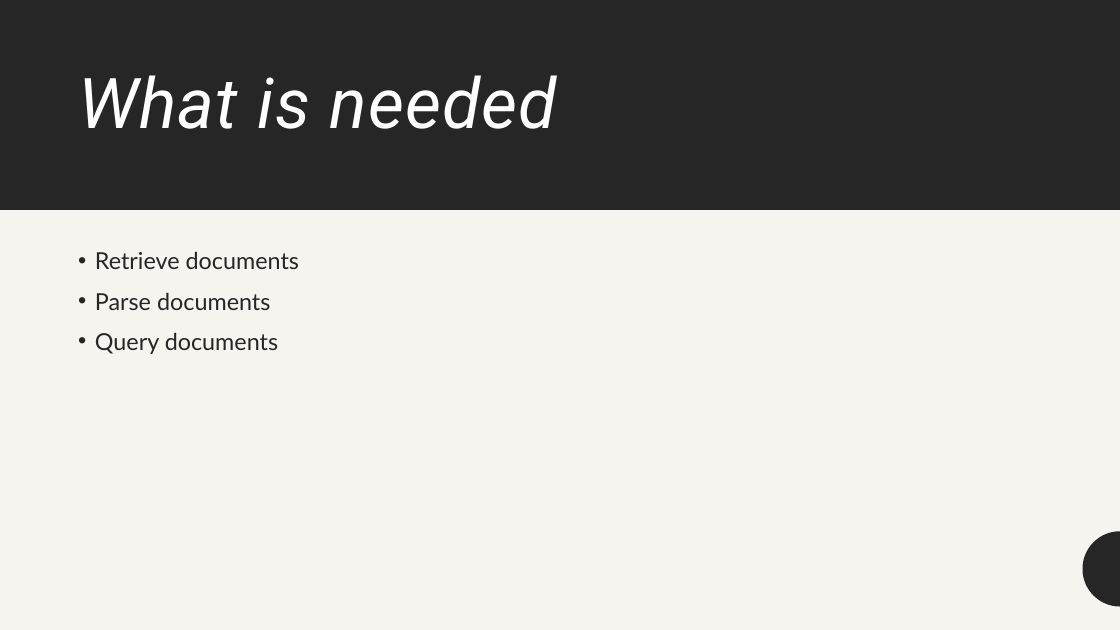
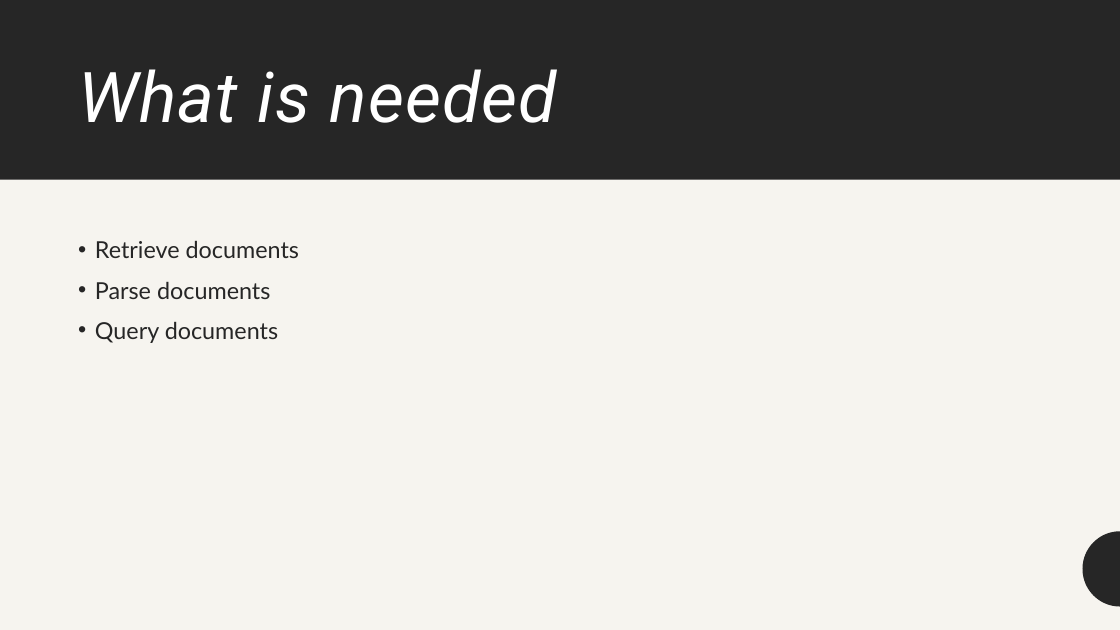
Before and after one commit to beached/denver_cug_web_scraping, a slide deck: slide 2 of Slides.pptx. Drawn at 1120x630 pixels with LibreOffice and Linux fonts; fonts in the diff are those of the drawing. Boxes give left, top, right and bottom in pixels: in the first picture for what was removed or moved away, otherwise in the second. Text is boxed around its words. In the diff, an @@ line names an element or a change of style, - is before the commit and + after.

```diff
--- a/Slides.pptx
+++ b/Slides.pptx
@@ rectangle: place and size @@
-rectangle at <box>0,0,1120,210</box>
+rectangle at <box>0,0,1120,180</box>
@@ title "What is needed": place and size @@
-title "What is needed" at <box>78,75,558,129</box>
+title "What is needed" at <box>78,69,558,123</box>
@@ text "Retrieve documents": place and size @@
-text "Retrieve documents" at <box>95,252,299,354</box>
+text "Retrieve documents" at <box>95,241,299,343</box>
@@ text "Retrieve documents" at <box>95,241,299,343</box>: vertical alignment top to middle @@
```
Also in this commit, not shown: 3 other slides changed, 1 other file.
